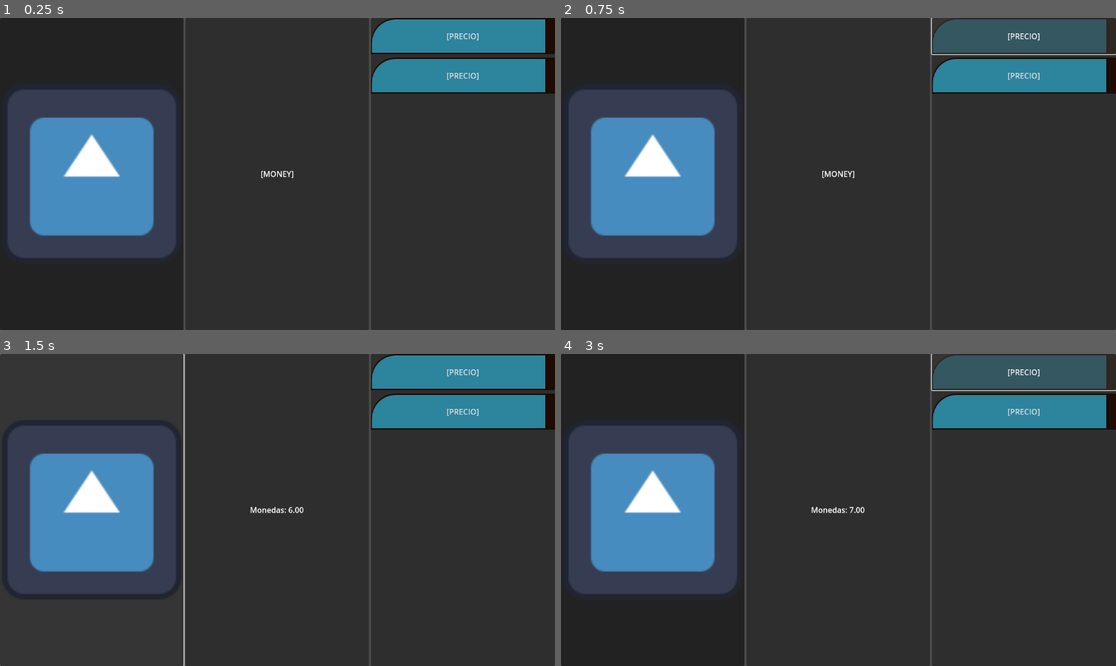
Above: before the commit, frames 1-4 (two rows, left to right).
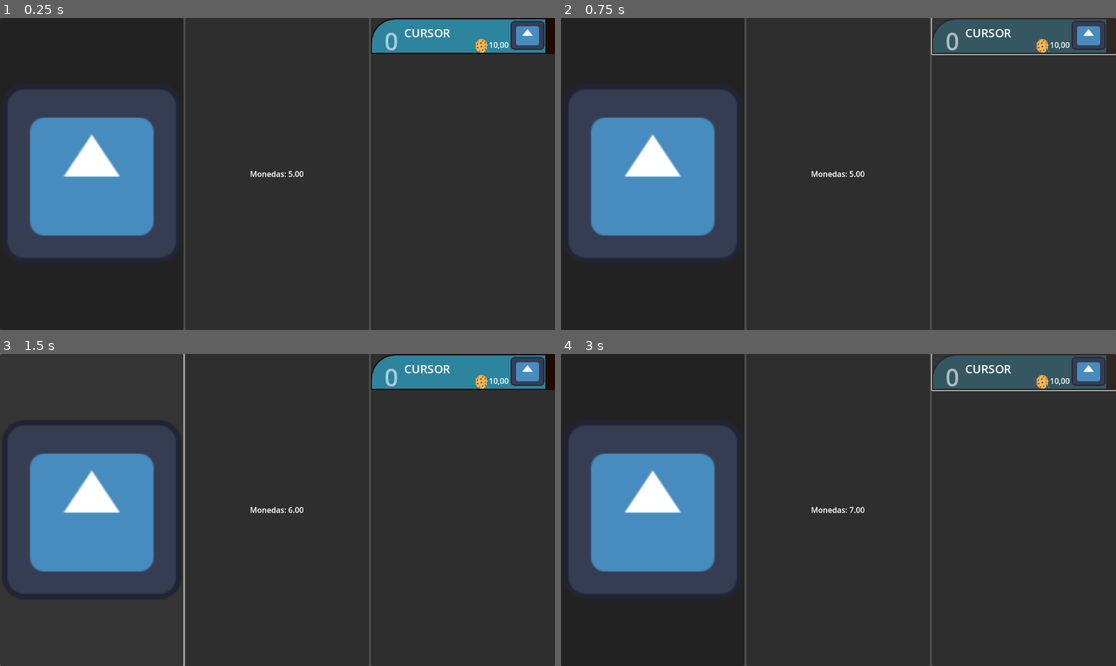
Above: after the commit, the same moments.

Repository: Satiring/GodotIddle
Game: Godot game, scene res://scenes/game.tscn
The game is run twice, just before and just after one commit, with the same random seed, the same clock (stepped at 60 frames per second) and the same inputs. Before the commit the project starts from res://test.tscn. The engine's default icon, where the game draws it, is replaced by a stand-in: a white triangle on a blue panel in a dark square.
Inputs (mouse positions are in pixels of both pictures, inside the frame that each line leads up to):
- Up to frame 1 (0.25 s): no input
- Up to frame 2 (0.75 s): click (1021, 36) at 0.5 s
- Up to frame 3 (1.5 s): click (94, 510) at 1.25 s
- Up to frame 4 (3 s): click (655, 510) at 2 s; click (1021, 372) at 2.75 s

The runs differ from the first frame. In frame 1, 4.8% of the frame differs, in the area x 45-100%, y 0-52%; in frame 2, 4.8%; in frame 3, 4.7%; in frame 4, 4.7%.

Commit message:
Refactor folder && add functionality
Add a functionality to clicker and builders

Diff:
--- a/builder.tscn
+++ /dev/null
@@ -1,32 +0,0 @@
-[gd_scene load_steps=3 format=3 uid="uid://8xjejnk354r8"]
-
-[ext_resource type="StyleBox" uid="uid://j6ma4da02x1g" path="res://backoff_button.tres" id="1_f52u5"]
-
-[sub_resource type="StyleBoxFlat" id="StyleBoxFlat_ehiba"]
-content_margin_left = 3.0
-bg_color = Color(0.172549, 0.517647, 0.615686, 1)
-border_width_left = 2
-border_width_top = 3
-border_width_right = 20
-border_width_bottom = 3
-border_color = Color(0.117647, 0.0431373, 0.00392157, 1)
-corner_radius_top_left = 50
-
-[node name="Builder" type="Panel"]
-custom_minimum_size = Vector2(0, 75)
-anchors_preset = 15
-anchor_right = 1.0
-anchor_bottom = 1.0
-grow_horizontal = 2
-grow_vertical = 2
-theme_override_styles/panel = SubResource("StyleBoxFlat_ehiba")
-
-[node name="Button" type="Button" parent="."]
-layout_mode = 1
-anchors_preset = 15
-anchor_right = 1.0
-anchor_bottom = 1.0
-grow_horizontal = 2
-grow_vertical = 2
-theme_override_styles/normal = ExtResource("1_f52u5")
-text = "[PRECIO]"
--- a/project.godot
+++ b/project.godot
@@ -11,14 +11,13 @@
 [application]
 
 config/name="GodotIddle"
-run/main_scene="res://test.tscn"
+run/main_scene="res://scenes/game.tscn"
 config/features=PackedStringArray("4.2", "GL Compatibility")
 config/icon="res://icon.svg"
 
 [autoload]
 
-GLOBAL="*res://GLOBAL.gd"
-BUSTEST="*res://BUSTEST.gd"
+GLOBAL="*res://scripts/GLOBAL.gd"
 
 [rendering]
 
--- /dev/null
+++ b/scenes/builder.tscn
@@ -0,0 +1,123 @@
+[gd_scene load_steps=6 format=3 uid="uid://8xjejnk354r8"]
+
+[ext_resource type="StyleBox" uid="uid://j6ma4da02x1g" path="res://assets/backoff_button.tres" id="1_f52u5"]
+[ext_resource type="Script" path="res://scripts/builder.gd" id="1_x86jw"]
+[ext_resource type="Texture2D" uid="uid://ch7fng4dfjqma" path="res://icon.svg" id="2_dds5s"]
+[ext_resource type="Texture2D" uid="uid://cfqv5nvgf4pdb" path="res://assets/cookie.png" id="4_odo2j"]
+
+[sub_resource type="StyleBoxFlat" id="StyleBoxFlat_ehiba"]
+content_margin_left = 3.0
+bg_color = Color(0.172549, 0.517647, 0.615686, 1)
+border_width_left = 2
+border_width_top = 3
+border_width_right = 20
+border_width_bottom = 3
+border_color = Color(0.117647, 0.0431373, 0.00392157, 1)
+corner_radius_top_left = 50
+
+[node name="Builder" type="Panel"]
+custom_minimum_size = Vector2(10, 75)
+anchors_preset = 15
+anchor_right = 1.0
+anchor_bottom = 1.0
+offset_left = 151.0
+offset_top = 561.0
+offset_right = -619.0
+offset_bottom = -1.0
+grow_horizontal = 2
+grow_vertical = 2
+theme_override_styles/panel = SubResource("StyleBoxFlat_ehiba")
+script = ExtResource("1_x86jw")
+
+[node name="Button" type="Button" parent="."]
+layout_mode = 1
+anchors_preset = 15
+anchor_right = 1.0
+anchor_bottom = 1.0
+grow_horizontal = 2
+grow_vertical = 2
+theme_override_styles/normal = ExtResource("1_f52u5")
+
+[node name="TextureRect" type="TextureRect" parent="Button"]
+custom_minimum_size = Vector2(10, 10)
+layout_mode = 1
+anchors_preset = 6
+anchor_left = 1.0
+anchor_top = 0.5
+anchor_right = 1.0
+anchor_bottom = 0.5
+offset_left = -92.0
+offset_top = -32.0
+offset_right = -22.0
+offset_bottom = 28.0
+grow_horizontal = 0
+grow_vertical = 2
+auto_translate = false
+localize_numeral_system = false
+texture = ExtResource("2_dds5s")
+expand_mode = 1
+
+[node name="Label" type="Label" parent="."]
+layout_mode = 1
+anchors_preset = 7
+anchor_left = 0.5
+anchor_top = 1.0
+anchor_right = 0.5
+anchor_bottom = 1.0
+offset_left = 53.5
+offset_top = -35.0
+offset_right = 94.5
+offset_bottom = -4.0
+grow_horizontal = 2
+grow_vertical = 0
+text = "10,00"
+horizontal_alignment = 1
+vertical_alignment = 1
+
+[node name="Label2" type="Label" parent="."]
+offset_left = 28.0
+offset_top = 13.0
+offset_right = 57.0
+offset_bottom = 82.0
+theme_override_colors/font_color = Color(1, 1, 1, 0.592157)
+theme_override_font_sizes/font_size = 50
+text = "0"
+horizontal_alignment = 1
+vertical_alignment = 1
+
+[node name="Label3" type="Label" parent="."]
+clip_contents = true
+layout_mode = 1
+anchors_preset = 5
+anchor_left = 0.5
+anchor_right = 0.5
+offset_left = -121.85
+offset_top = 14.47
+offset_right = -26.8499
+offset_bottom = 48.47
+grow_horizontal = 2
+theme_override_font_sizes/font_size = 24
+text = "CURSOR"
+horizontal_alignment = 1
+vertical_alignment = 1
+
+[node name="TextureRect" type="TextureRect" parent="."]
+custom_minimum_size = Vector2(10, 10)
+layout_mode = 1
+anchors_preset = 6
+anchor_left = 1.0
+anchor_top = 0.5
+anchor_right = 1.0
+anchor_bottom = 0.5
+offset_left = -167.0
+offset_top = 4.0
+offset_right = -139.0
+offset_bottom = 35.0
+grow_horizontal = 0
+grow_vertical = 2
+auto_translate = false
+localize_numeral_system = false
+texture = ExtResource("4_odo2j")
+expand_mode = 1
+
+[connection signal="pressed" from="Button" to="." method="_on_button_pressed"]
--- a/test.tscn
+++ b/scenes/game.tscn
@@ -1,11 +1,11 @@
 [gd_scene load_steps=5 format=3 uid="uid://bpt44prb78rk1"]
 
-[ext_resource type="Script" path="res://Cookie.gd" id="1_p5s1m"]
-[ext_resource type="Script" path="res://label_coins.gd" id="2_qawbf"]
-[ext_resource type="Texture2D" uid="uid://ch7fng4dfjqma" path="res://icon.svg" id="5_ek4n1"]
-[ext_resource type="PackedScene" uid="uid://8xjejnk354r8" path="res://builder.tscn" id="6_uujom"]
+[ext_resource type="Script" path="res://scripts/Cookie.gd" id="1_644ky"]
+[ext_resource type="Texture2D" uid="uid://ch7fng4dfjqma" path="res://icon.svg" id="2_137w2"]
+[ext_resource type="Script" path="res://scripts/label_coins.gd" id="3_d4sc5"]
+[ext_resource type="PackedScene" uid="uid://8xjejnk354r8" path="res://scenes/builder.tscn" id="4_d7s3n"]
 
-[node name="Control" type="Control"]
+[node name="Game" type="Control"]
 layout_mode = 3
 anchors_preset = 15
 anchor_right = 1.0
@@ -25,11 +25,11 @@
 [node name="CookieClicker" type="PanelContainer" parent="Main"]
 layout_mode = 2
 size_flags_horizontal = 3
-script = ExtResource("1_p5s1m")
+script = ExtResource("1_644ky")
 
 [node name="CookieButton" type="Button" parent="Main/CookieClicker"]
 layout_mode = 2
-icon = ExtResource("5_ek4n1")
+icon = ExtResource("2_137w2")
 expand_icon = true
 
 [node name="ProgressContainers" type="PanelContainer" parent="Main"]
@@ -40,7 +40,7 @@
 layout_mode = 2
 text = "[MONEY]"
 horizontal_alignment = 1
-script = ExtResource("2_qawbf")
+script = ExtResource("3_d4sc5")
 
 [node name="UpgradesContainer" type="PanelContainer" parent="Main"]
 layout_mode = 2
@@ -50,10 +50,7 @@
 layout_mode = 2
 theme_override_constants/separation = 7
 
-[node name="Builder" parent="Main/UpgradesContainer/BuildersContainer" instance=ExtResource("6_uujom")]
-layout_mode = 2
-
-[node name="Builder2" parent="Main/UpgradesContainer/BuildersContainer" instance=ExtResource("6_uujom")]
+[node name="Builder" parent="Main/UpgradesContainer/BuildersContainer" instance=ExtResource("4_d7s3n")]
 layout_mode = 2
 
 [connection signal="pressed" from="Main/CookieClicker/CookieButton" to="Main/CookieClicker" method="_on_cookie_button_pressed"]
--- /dev/null
+++ b/scripts/builder.gd
@@ -0,0 +1,25 @@
+extends Node
+
+var cps:float = 0 #Coin per second
+var valueImprove = 10
+var quantity = 0
+signal increment_coins()
+
+@onready var priceLabel = $Label
+@onready var quantityLabel = $Label2
+
+func _process(delta):
+	GLOBAL.change_coin(cps*delta)
+
+
+func _on_button_pressed():
+	if(GLOBAL.coin >= valueImprove ):
+		GLOBAL.change_coin(-valueImprove)
+		quantity +=1
+		cps += 1.25*quantity
+		valueImprove *= 1.25
+		changeLabels()
+
+func changeLabels():
+	priceLabel.text = "%0.2f" % valueImprove
+	quantityLabel.text = str(quantity)
Renamed: backoff_button.tres -> assets/backoff_button.tres
Binary file added: assets/cookie.png
Not shown, added: assets/cookie.png.import
Renamed: Cookie.gd -> scripts/Cookie.gd
Renamed: GLOBAL.gd -> scripts/GLOBAL.gd
Renamed: label_coins.gd -> scripts/label_coins.gd
